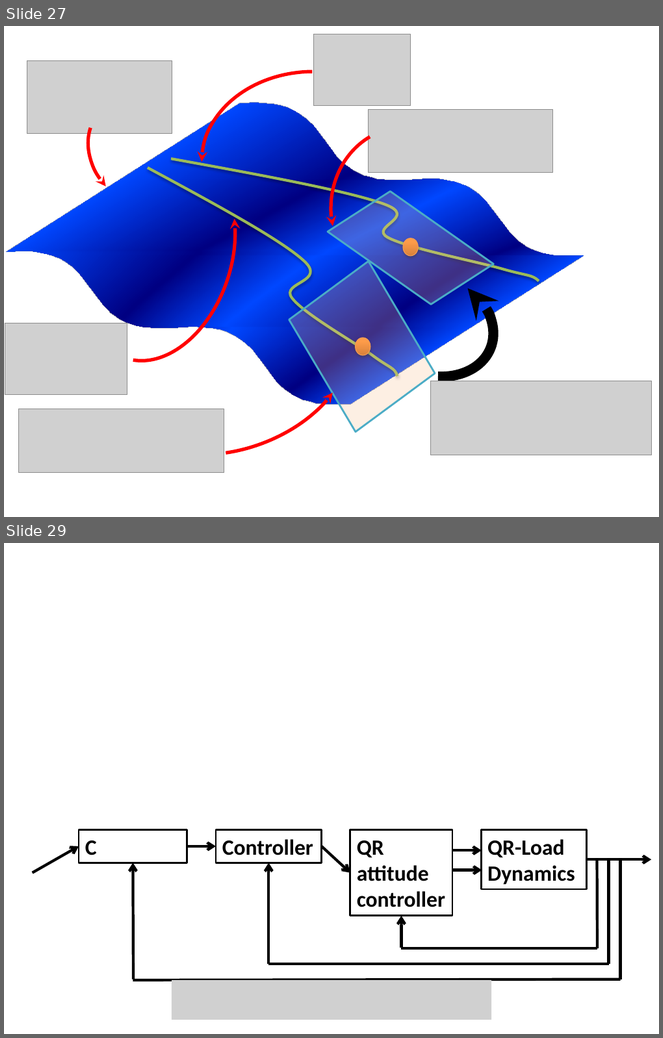
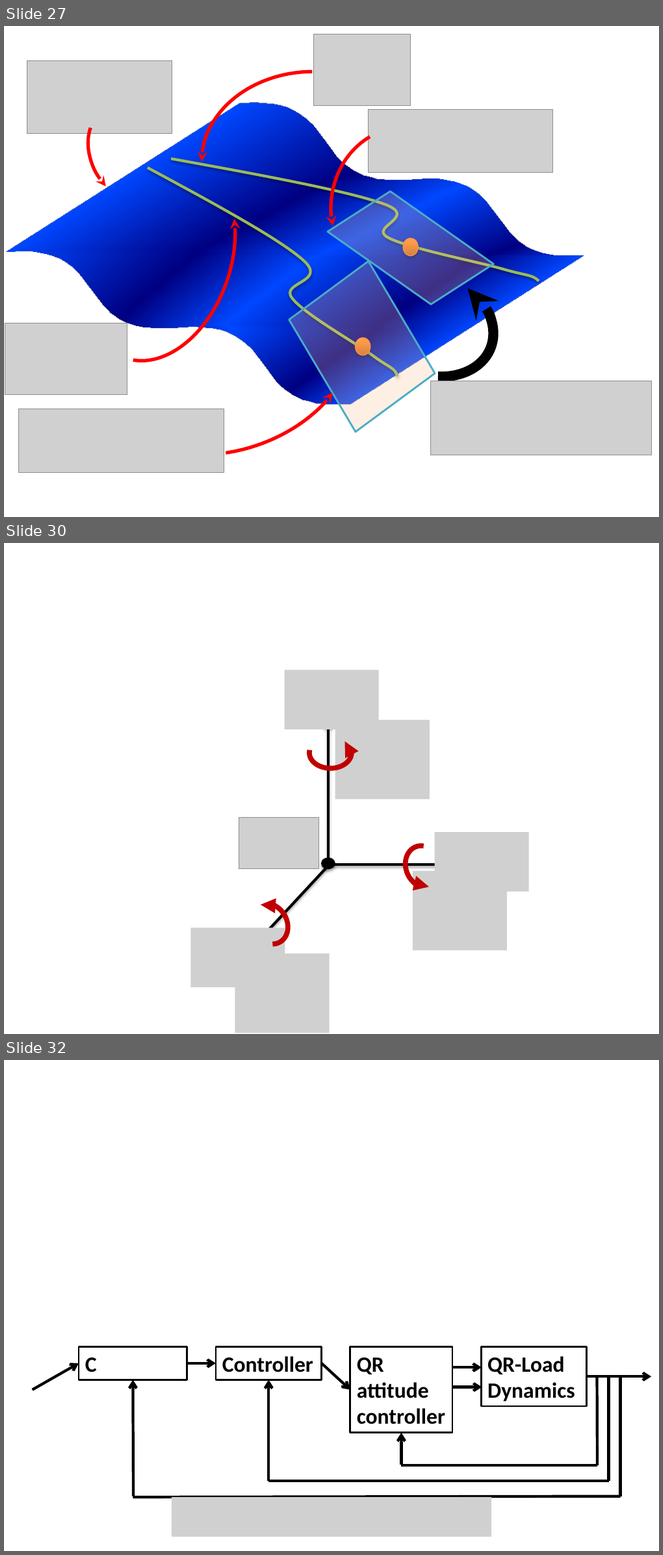
Before and after one commit to namvo88/Thesis-Quadrotor, a slide deck: StyleStuff/figures.pptx. Shown one above the other, each under a label of ours: slides 27 and 29 before the commit, slides 27, 30 and 32 after it; the slides between them are not shown. The pictures are 663x1038 and 663x1555 pixels, drawn with LibreOffice and Linux fonts; fonts in the diff are those of the drawing; grey boxes stand for pictures. Boxes give left, top, right and bottom in pixels: in the first picture for what was removed or moved away, otherwise in the second. Text is boxed around its words. In the diff, an @@ line names an element or a change of style, - is before the commit and + after.

```diff
--- a/StyleStuff/figures.pptx
+++ b/StyleStuff/figures.pptx
@@ slide 30 added at (x1=4, y1=543, x2=659, y2=1034), background #FFFFFF @@
@@ picture added at (x1=284, y1=670, x2=379, y2=730) @@
@@ arc (boxed as its full ellipse) added at (x1=310, y1=737, x2=352, y2=769), outline #C00000 5.5 pt @@
@@ arrow added from (328, 865) to (328, 720), #000000 3 pt @@
@@ picture added at (x1=336, y1=720, x2=430, y2=799) @@
@@ picture added at (x1=239, y1=817, x2=319, y2=869) @@
@@ picture added at (x1=434, y1=833, x2=529, y2=892) @@
@@ arc (boxed as its full ellipse) added at (x1=400, y1=841, x2=447, y2=893), outline #C00000 5.5 pt @@
@@ arrow added from (330, 863) to (246, 954), #000000 3 pt @@
@@ ellipse added at (x1=322, y1=858, x2=336, y2=869), fill #000000, outline #000000 0.75 pt @@
@@ arrow added from (332, 865) to (460, 865), #000000 3 pt @@
@@ picture added at (x1=413, y1=871, x2=507, y2=951) @@
@@ arc (boxed as its full ellipse) added at (x1=244, y1=897, x2=295, y2=951), outline #C00000 5.5 pt @@
@@ picture added at (x1=191, y1=928, x2=285, y2=988) @@
@@ picture added at (x1=235, y1=954, x2=330, y2=1033) @@
@@ what was slide 29 is now slide 32 @@
```
Also in this commit, not shown: 1 slide changed, 3 other slides added, 1 slide removed, 29 other files.
